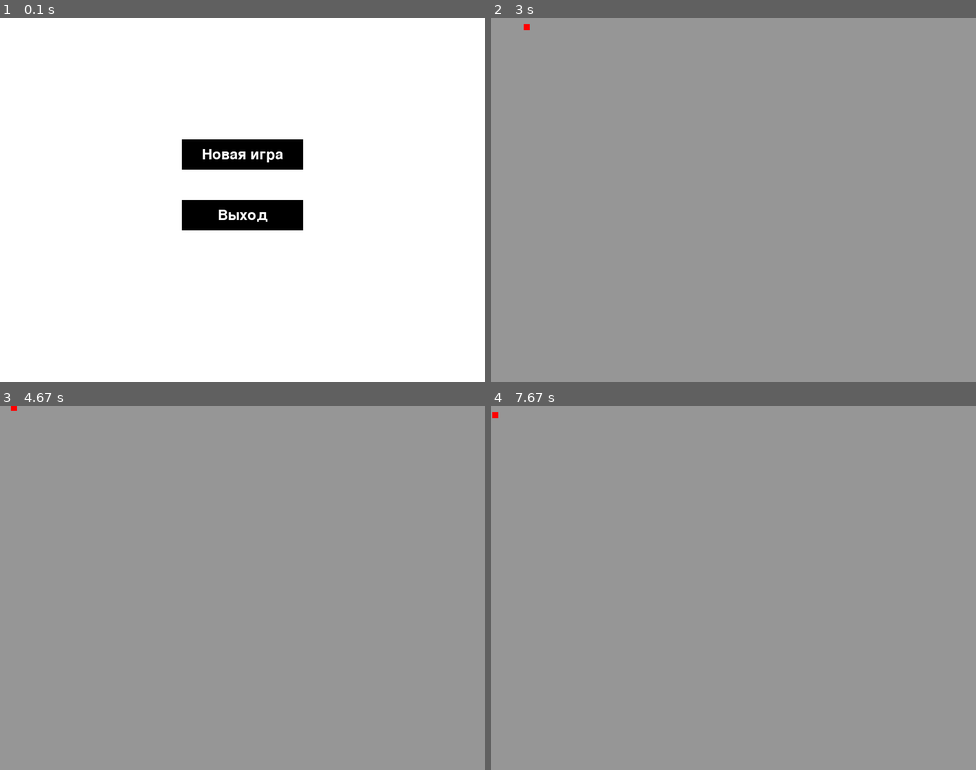
Above: before the commit, frames 1-4 (two rows, left to right).
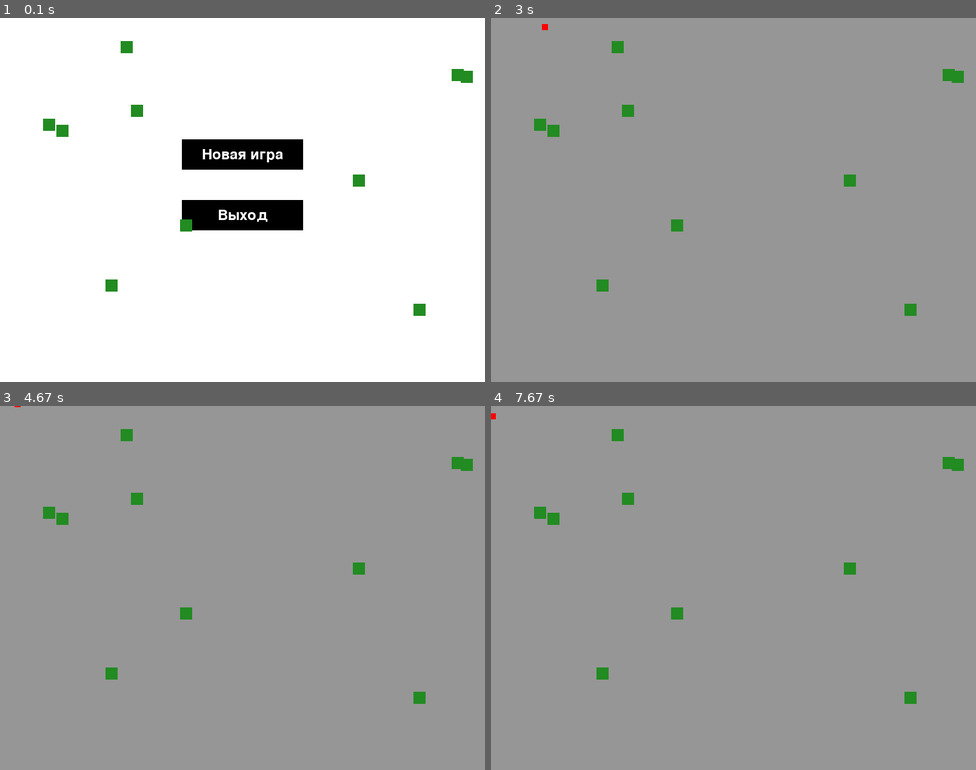
Above: after the commit, the same moments.

Repository: torisy/2dPYGAME
Game: pygame game, started from main.py
The game is run twice, just before and just after one commit, with the same random seed, the same clock (stepped at 60 frames per second) and the same inputs.
Inputs:
- Up to frame 1 (0.1 s): no input
- Up to frame 2 (3 s): click "Новая игра" at 0.38 s; hold D 0.67-1.13 s; hold W 1.17-1.47 s; hold S 2.57-2.87 s; hold A from 2.9 s (still down)
- Up to frame 3 (4.67 s): release A at 3.3 s; hold W 3.33-3.7 s; hold S from 4.4 s (still down)
- Up to frame 4 (7.67 s): release S at 4.77 s; hold A 4.8-5.27 s; hold D 5.3-5.77 s; hold W 5.8-6.1 s; hold S 7.2-7.5 s; hold A from 7.53 s (still down)

The runs differ from the first frame. In frame 1, 0.8% of the frame differs, in the area x 8-98%, y 6-82%; in frame 2, 0.9%, in the area x 6-98%, y 1-82%; in frame 3, 0.8%; in frame 4, 0.8%.

Commit message:
+деревья
+++коллизия деревьев я балдю

Diff:
--- a/character.py
+++ b/character.py
@@ -9,6 +9,7 @@
         self.visible = True
 
     def move(self, keys):
+        self.prev_x, self.prev_y = self.x, self.y
         if keys[pygame.K_w]:
             self.y -= self.speed
         if keys[pygame.K_s]:
--- a/main.py
+++ b/main.py
@@ -3,6 +3,7 @@
 from game import draw_game_field
 from character import Character
 from shooting import shoot
+from random_trees import RandomTrees
 
 pygame.init()
 
@@ -14,6 +15,9 @@
 screen_height = 600
 screen = pygame.display.set_mode((screen_width, screen_height))
 pygame.display.set_caption("Моя игра на Pygame")
+
+# Создание объекта класса RandomTrees
+random_trees = RandomTrees(screen_width, screen_height, 20, 10)
 
 # Цвета
 WHITE = (255, 255, 255)
@@ -32,7 +36,7 @@
 # Флаг для отображения игрового поля
 show_game_field = False
 # Создание персонажа
-player = Character(500, 500)
+player = Character(0, 0)
 # Создание пули как отдельного объекта
 bullets = []
 bullet_speed = 7
@@ -82,10 +86,21 @@
         # Удаление пуль, вышедших за пределы экрана
     bullets = [bullet for bullet in bullets if bullet[1] > 0]
 
+    # Отрисовка рандомных деревьев
+    random_trees.draw(screen)
+
+    # Проверка коллизий с деревьями
+    for tree in random_trees.trees:
+        tree_rect = pygame.Rect(tree[0], tree[1], random_trees.tree_size, random_trees.tree_size)
+        player_rect = pygame.Rect(player.x, player.y, 10, 10)
+        if tree_rect.colliderect(player_rect):
+            # Обработка столкновения
+            player.x, player.y = player.prev_x, player.prev_y
+
     # Обновление экрана
     pygame.display.flip()
-    # фреймрейт 60
-    clock.tick(60)
+    # фреймрейт 100
+    clock.tick(100)
 
 
 pygame.quit()
--- /dev/null
+++ b/random_trees.py
@@ -0,0 +1,22 @@
+import pygame
+import random
+
+class RandomTrees:
+    def __init__(self, screen_width, screen_height, tree_size, num_trees):
+        self.screen_width = screen_width
+        self.screen_height = screen_height
+        self.tree_size = tree_size
+        self.num_trees = num_trees
+        self.trees = self.generate_random_trees()
+
+    def generate_random_trees(self):
+        trees = []
+        for _ in range(self.num_trees):
+            x = random.randint(0, self.screen_width - self.tree_size)
+            y = random.randint(0, self.screen_height - self.tree_size)
+            trees.append((x, y))
+        return trees
+
+    def draw(self, surface):
+        for tree in self.trees:
+            pygame.draw.rect(surface, (34, 139, 34), (tree[0], tree[1], self.tree_size, self.tree_size))
